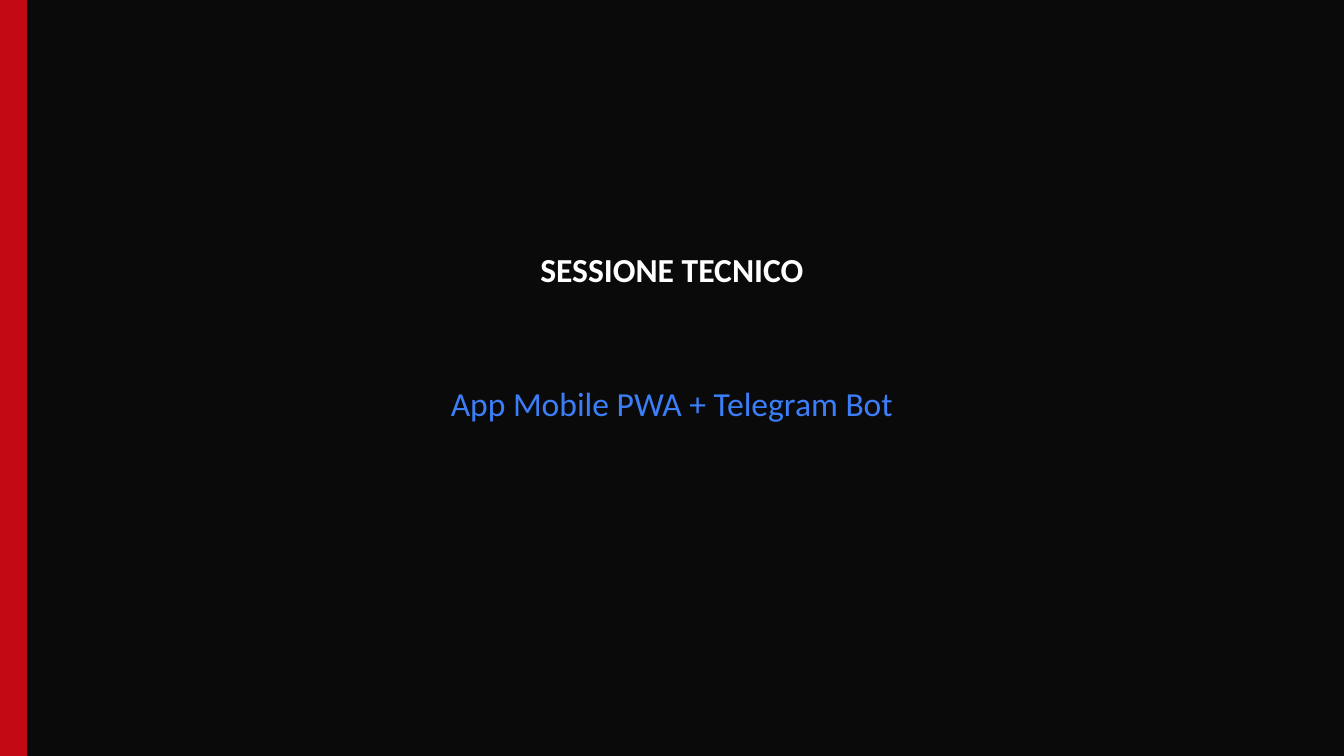
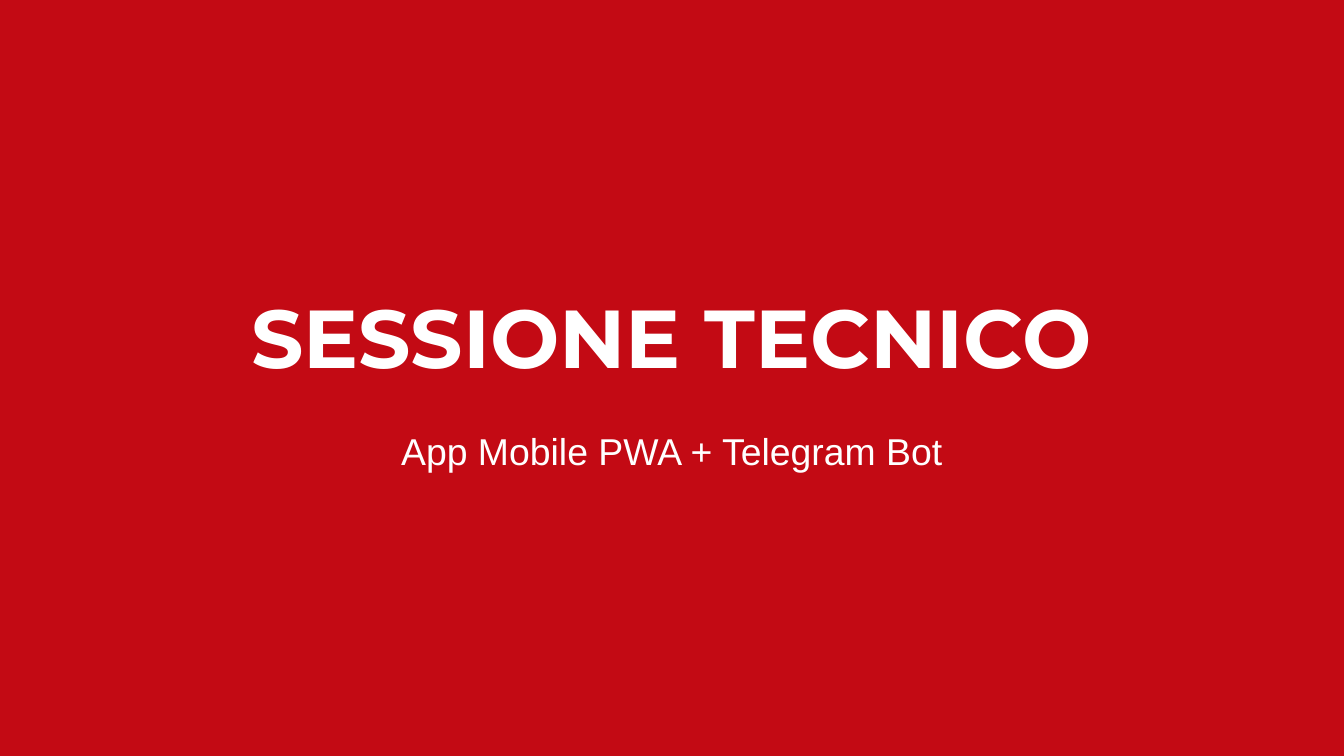
Before and after one commit to fieldforcemrser2026/syntoniqa, a slide deck: slide 14 of docs/10_Training_Deck.pptx. Drawn at 1344x756 pixels with LibreOffice and Linux fonts; fonts in the diff are those of the drawing. Boxes give left, top, right and bottom in pixels: in the first picture for what was removed or moved away, otherwise in the second. Text is boxed around its words. In the diff, an @@ line names an element or a change of style, - is before the commit and + after.

```diff
--- a/docs/10_Training_Deck.pptx
+++ b/docs/10_Training_Deck.pptx
@@ background #0A0A0A to #C30A14 @@
@@ rectangle removed at (0, 0, 27, 755) @@
@@ text "SESSIONE TECNICO": place and size @@
-text "SESSIONE TECNICO" at (540, 260, 804, 283)
+text "SESSIONE TECNICO" at (251, 309, 1092, 369)
@@ text "SESSIONE TECNICO" at (251, 309, 1092, 369): size 18 to 44 pt, font Calibri to Montserrat @@
@@ text "App Mobile PWA + Telegram ...": place and size @@
-text "App Mobile PWA + Telegram ..." at (451, 392, 893, 422)
+text "App Mobile PWA + Telegram ..." at (401, 438, 942, 472)
@@ text "App Mobile PWA + Telegram ..." at (401, 438, 942, 472): size 18 to 20 pt, font Calibri to Arial, text colour #3B7EF7 to #FFFFFF @@
```
Also in this commit, not shown: 11 other slides changed, 13 slides added, 13 slides removed, 41 other files.
